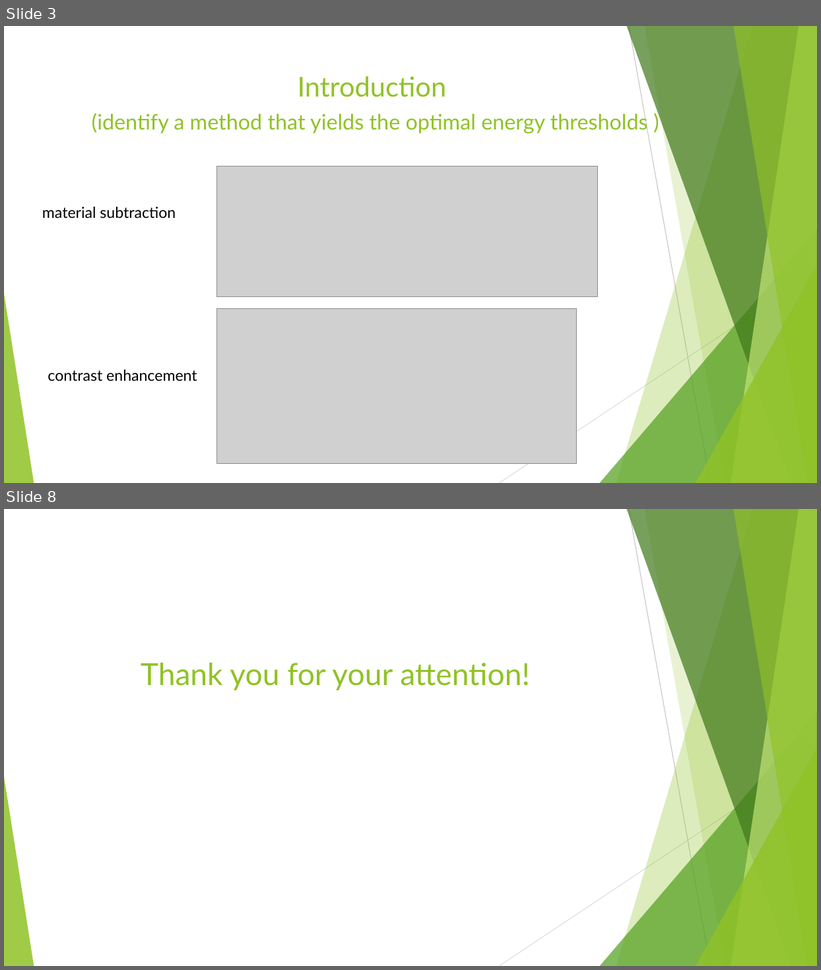
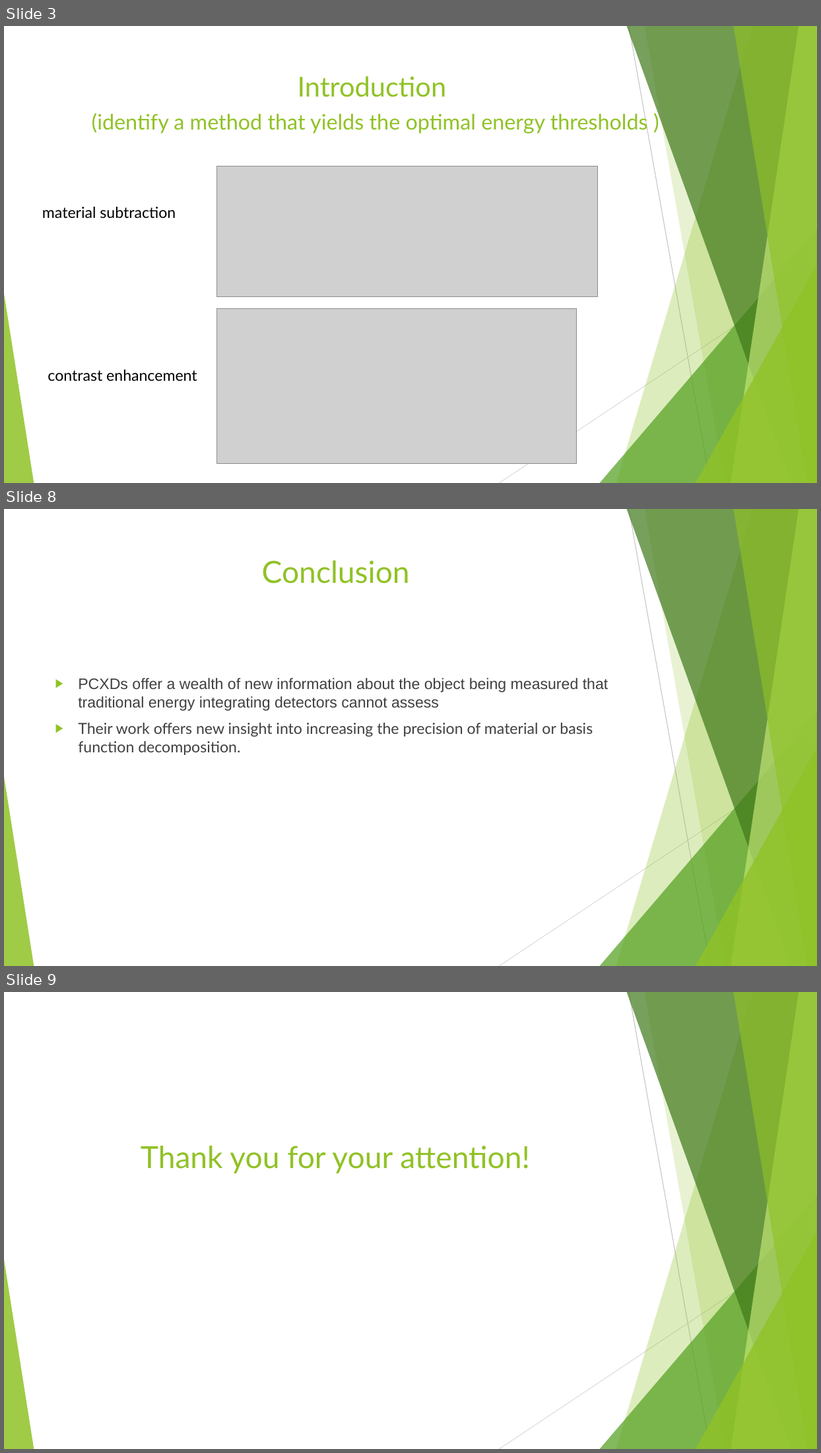
Before and after one commit to Vlad-ole/Presentations, a slide deck: Referencing/Referencing.pptx. Shown one above the other, each under a label of ours: slides 3 and 8 before the commit, slides 3, 8 and 9 after it; the slides between them are not shown. The pictures are 821x970 and 821x1453 pixels, drawn with LibreOffice and Linux fonts; fonts in the diff are those of the drawing; grey boxes stand for pictures. Boxes give left, top, right and bottom in pixels: in the first picture for what was removed or moved away, otherwise in the second. Text is boxed around its words. In the diff, an @@ line names an element or a change of style, - is before the commit and + after.

```diff
--- a/Referencing/Referencing.pptx
+++ b/Referencing/Referencing.pptx
@@ slide 8 added at [4,509,817,966], background #FFFFFF; not listed: 10 template elements that a slide beside it also shows @@
@@ title added at [262,560,410,584], 36 pt, text #90C226 @@
+Conclusion
@@ text added at [78,678,608,755], 18 pt, text #404040 @@
+▶ PCXDs offer a wealth of new information about the object being measured that traditional energy integrating detectors cannot assess
+▶ Their work offers new insight into increasing the precision of material or basis function decomposition.
@@ what was slide 8 is now slide 9 @@
```
Also in this commit, not shown: 2 slides changed, 4 other slides added, 4 slides removed, 16 other files.
